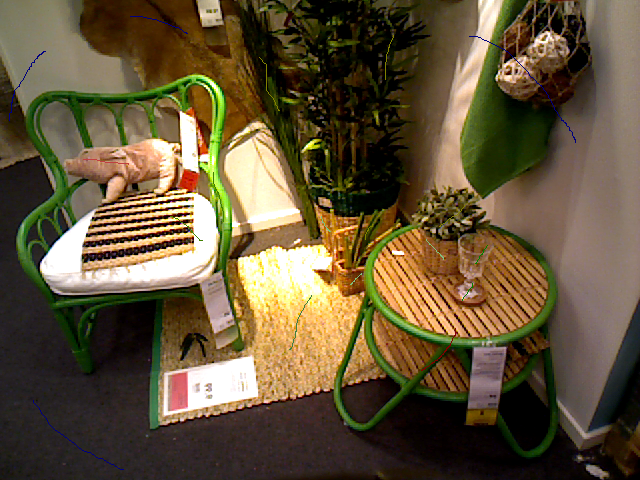
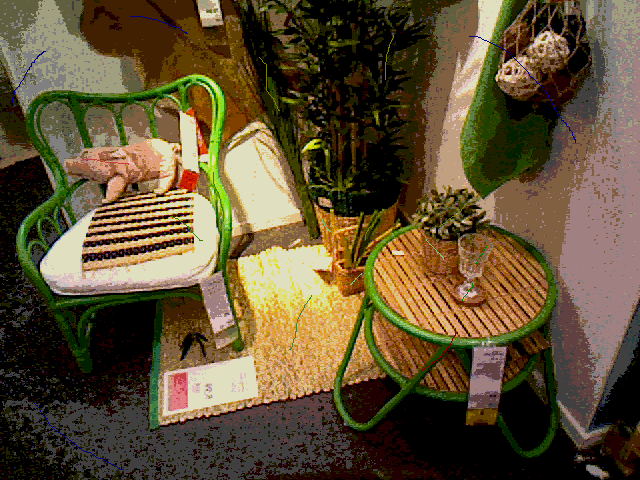
Layers edited between the first and the second 640×480 image:
painted on "73_LivingLow.png" over [0,0,640,480]
